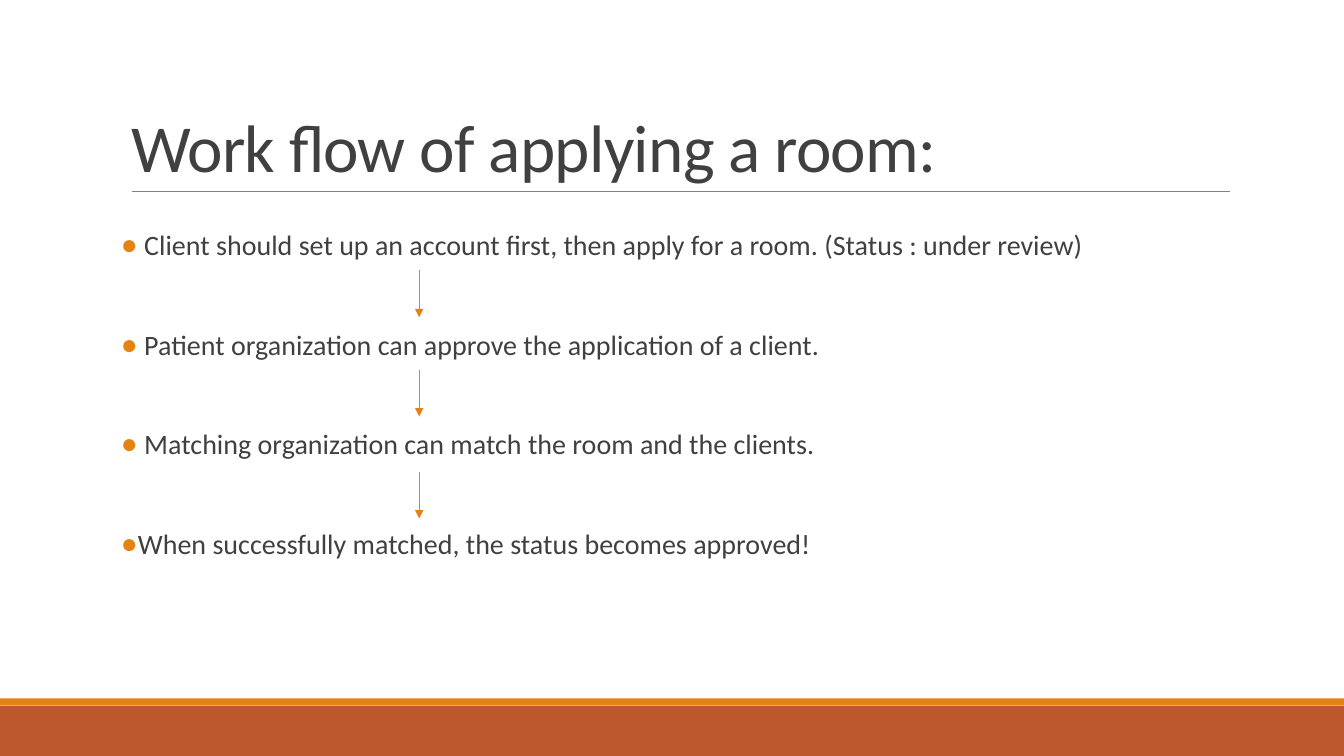
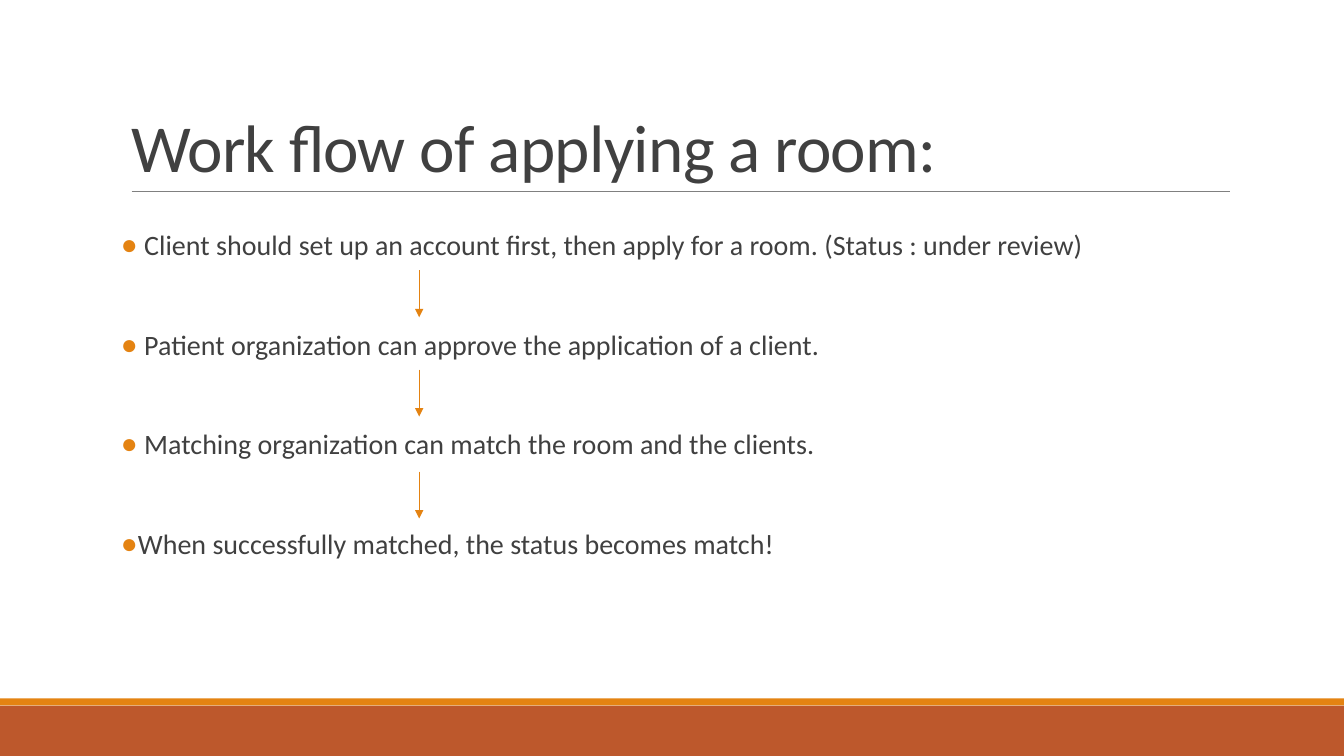
Before and after one commit to louis33217/Project, a slide deck: slide 16 of Final project/INFO 5100 Final Project.pptx (slide 14 before the commit). Drawn at 1344x756 pixels with LibreOffice and Linux fonts; fonts in the diff are those of the drawing. Boxes give left, top, right and bottom in pixels: in the first picture for what was removed or moved away, otherwise in the second. Text is boxed around its words. In the diff, an @@ line names an element or a change of style, - is before the commit and + after.

```diff
--- a/Final project/INFO 5100 Final Project.pptx
+++ b/Final project/INFO 5100 Final Project.pptx
@@ text at (138,534,773,559): text changed @@
-● When successfully matched, the status becomes approved!
+● When successfully matched, the status becomes match!
```
Also in this commit, not shown: 4 other slides changed, 4 slides added, 2 slides removed.
